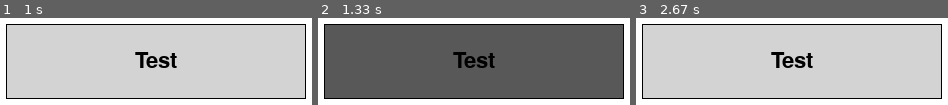
Above: before the commit, frames 1-3 (left to right).
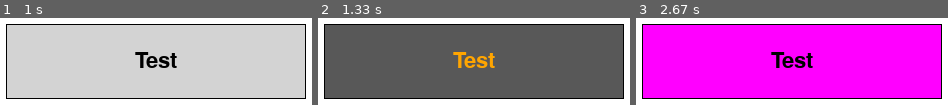
Above: after the commit, the same moments.

Repository: LeMecChelou/EasyPygame
Game: pygame game, started from test.py
The game is run twice, just before and just after one commit, with the same random seed, the same clock (stepped at 60 frames per second) and the same inputs.
Inputs (mouse positions are in pixels of both pictures, inside the frame that each line leads up to):
- Up to frame 1 (1 s): press the mouse at (156, 60) at 0.37 s; move the mouse to (56, 82) at 0.47 s; release the mouse at (outside the picture) at 0.6 s
- Up to frame 2 (1.33 s): press the mouse at (474, 60) at 1.2 s; move the mouse to (527, 49) at 1.3 s
- Up to frame 3 (2.67 s): release the mouse at (898, 38) at 1.43 s; press the mouse at (792, 60) at 1.53 s; move the mouse to (outside the picture) at 1.63 s; release the mouse at (outside the picture) at 1.77 s; click "Test" at 2.38 s

Frame 1 is identical in both runs. In frame 2, 1.3% of the frame differs, in the area x 43-57%, y 39-58%; in frame 3, 79%, in the area x 2-98%, y 8-92%.

Commit message:
Suppression de la fonction Button.is_activated() et ajout des fonctions Button.is_pressed() et Button.is_released(). Ces fonctions ne prennent plus la position de l'event maintenant. Et le bouton peut être hovered et pressed en même temps pour qu'il soit directement passé dans le thème hovered après que le bouton soit relaché sans mouvement.

Diff:
--- a/objects/Button.py
+++ b/objects/Button.py
@@ -1,5 +1,5 @@
 import pygame
-import bases
+from objects import bases
 
 
 class Button:
@@ -170,17 +170,14 @@
 		hover_test_X = self.pos[0] <= event_pos[0] <= self.pos[0] + self.size[0]
 		hover_test_Y = self.pos[1] <= event_pos[1] <= self.pos[1] + self.size[1]
 
-		if hover_test_X and hover_test_Y and not self.pressed:
+		# If the button is pressed, then the button can't be in hovered mode.
+		if hover_test_X and hover_test_Y:
 			self.hovered = True
 		else:
 			self.hovered = False
 
-	def is_activated(self, event_pos, *args):
-		"""Check is the button is pressed and execute the actions in function of the case.
-		It takes arguments to give to the function linked to the event when released of pressed."""
-
-		# Checking if the button is hovered by the event.
-		self.is_hovered(event_pos)
+	def is_pressed(self, *args):
+		"""Function called to check if the button is pressed."""
 
 		if self.hovered and not self.pressed:
 			self.pressed = True
@@ -192,7 +189,10 @@
 				else:
 					self.on_press()
 
-		elif not self.hovered and self.pressed:
+	def is_released(self, *args):
+		"""Function callable to check is the button is released."""
+
+		if self.hovered and self.pressed or not self.hovered and self.pressed:
 			self.pressed = False
 
 			# Checking is there is a function linked to the on_press event.
--- a/test.py
+++ b/test.py
@@ -2,8 +2,12 @@
 import pygame
 
 
-def test():
-	print("test")
+def on_release():
+	print("Bouton relaché")
+
+
+def on_press():
+	print("Bouton pressé")
 
 
 pygame.init()
@@ -13,7 +17,15 @@
 
 btn = Button((200, 200), (300, 75), "Test")
 btn.render_text(size=32)
-btn.on_release = test
+btn.on_release = on_release
+btn.on_press = on_press
+
+
+# Modification du texte quand le bouton est pressé.
+btn.render_pressed_text(color=bases.ORANGE)
+
+# Modification de la couleur de fond quand le bouton est survolé.
+btn.hover_background_color = bases.PINK
 
 
 run = True
@@ -31,9 +43,9 @@
 			btn.is_hovered(event.pos)
 
 		if event.type == pygame.MOUSEBUTTONDOWN:
-			btn.is_activated(event.pos)
+			btn.is_pressed()
 		if event.type == pygame.MOUSEBUTTONUP:
-			btn.is_activated(event.pos)
+			btn.is_released()
 
 
 pygame.quit()
Renamed: bases.py -> objects/bases.py
